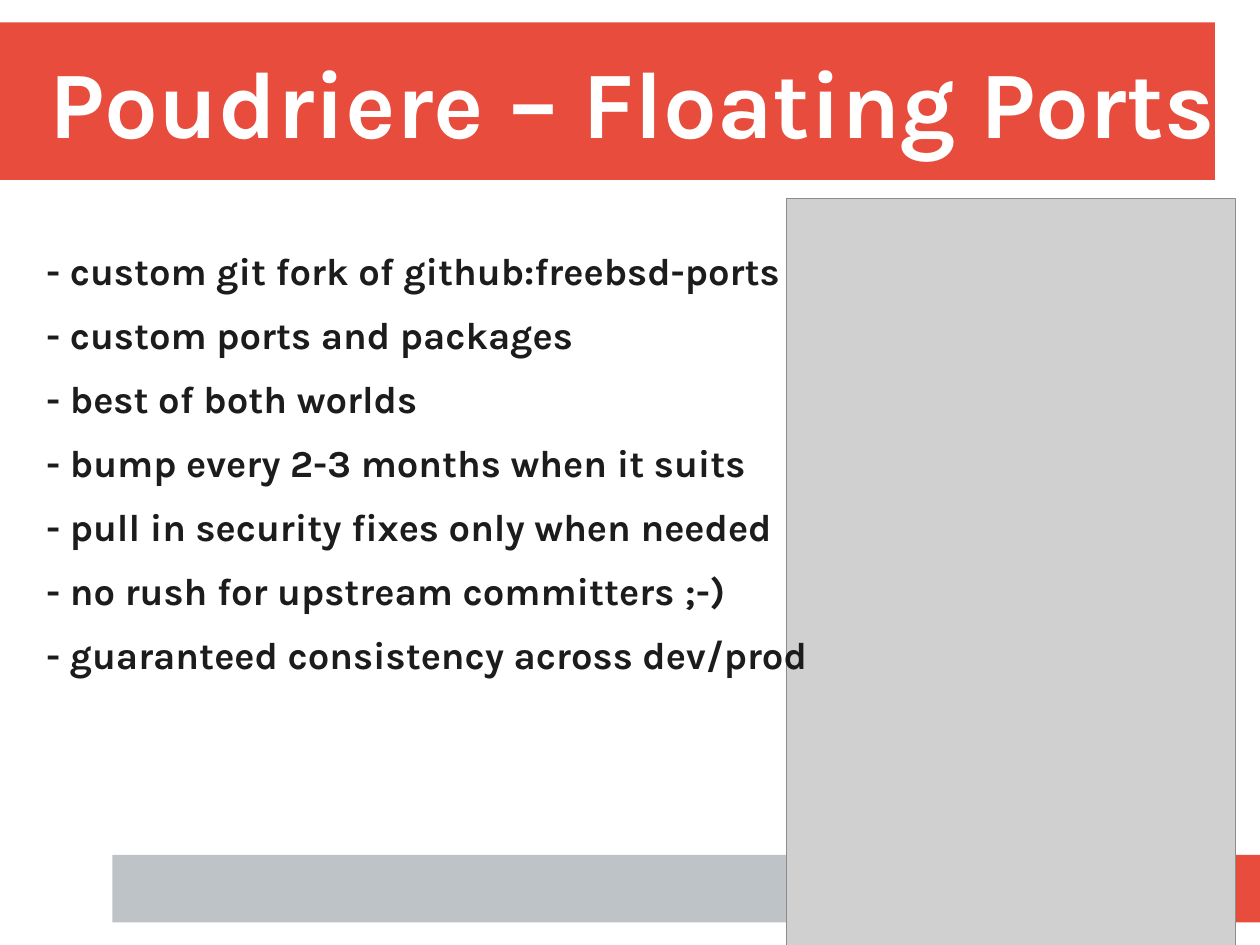
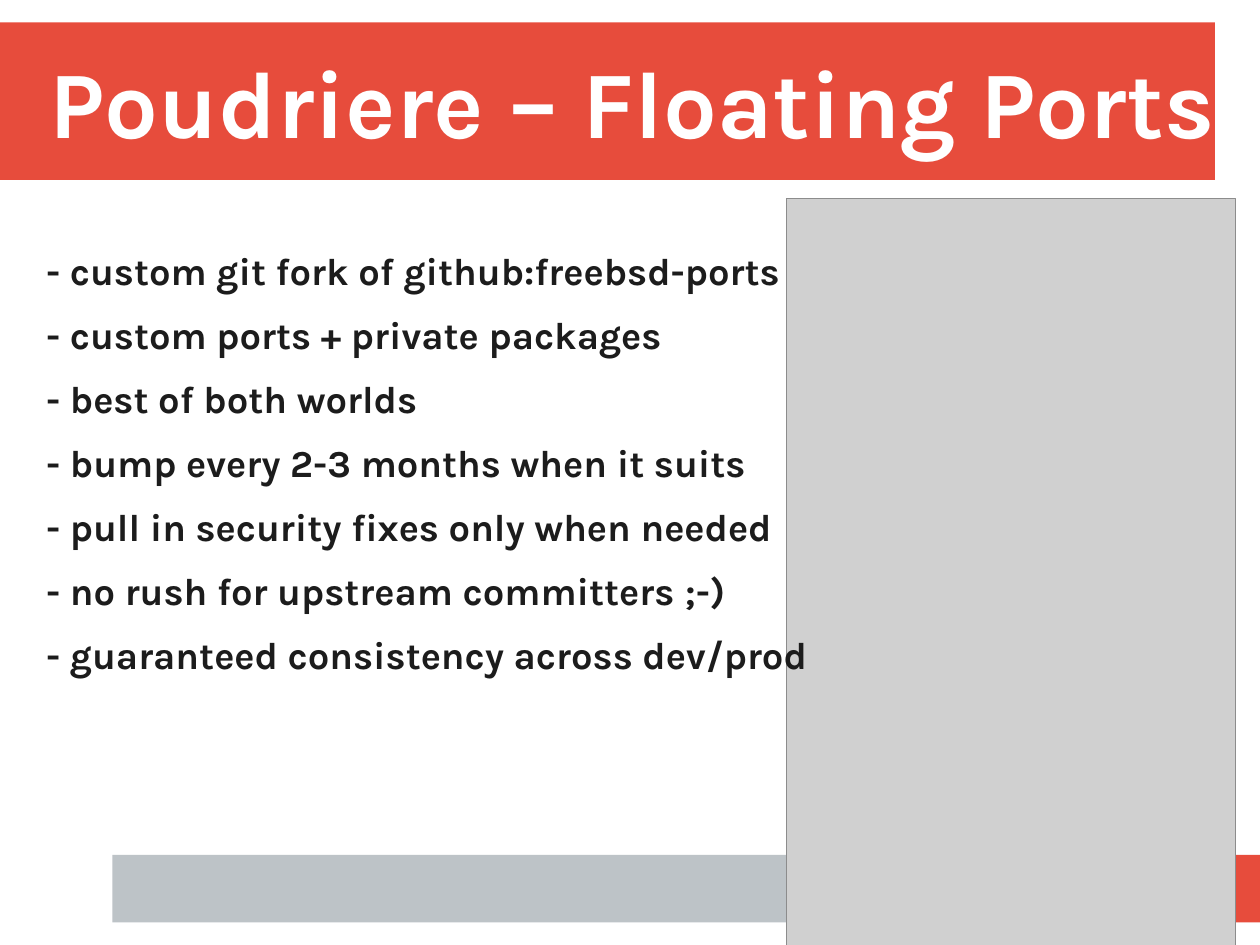
Before and after one commit to dch/bsdcan2017, a slide deck: slide 10 of fm2m.odp (slide 9 before the commit). Drawn at 1260x945 pixels with LibreOffice and Linux fonts; fonts in the diff are those of the drawing; grey boxes stand for pictures. Boxes give left, top, right and bottom in pixels: in the first picture for what was removed or moved away, otherwise in the second. Text is boxed around its words. In the diff, an @@ line names an element or a change of style, - is before the commit and + after.

```diff
--- a/fm2m.odp
+++ b/fm2m.odp
@@ text at bbox=[70, 322, 662, 359]: text changed @@
-- custom ports and packages
+- custom ports + private packages
```
Also in this commit, not shown: 1 slide added.
